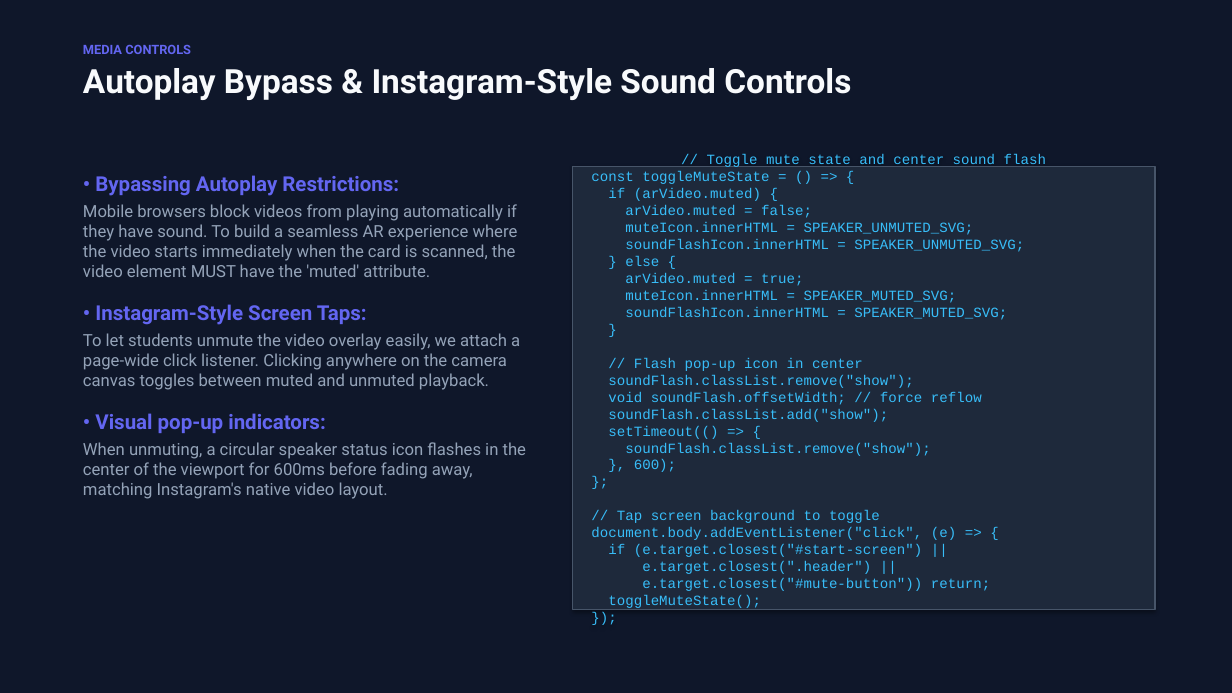
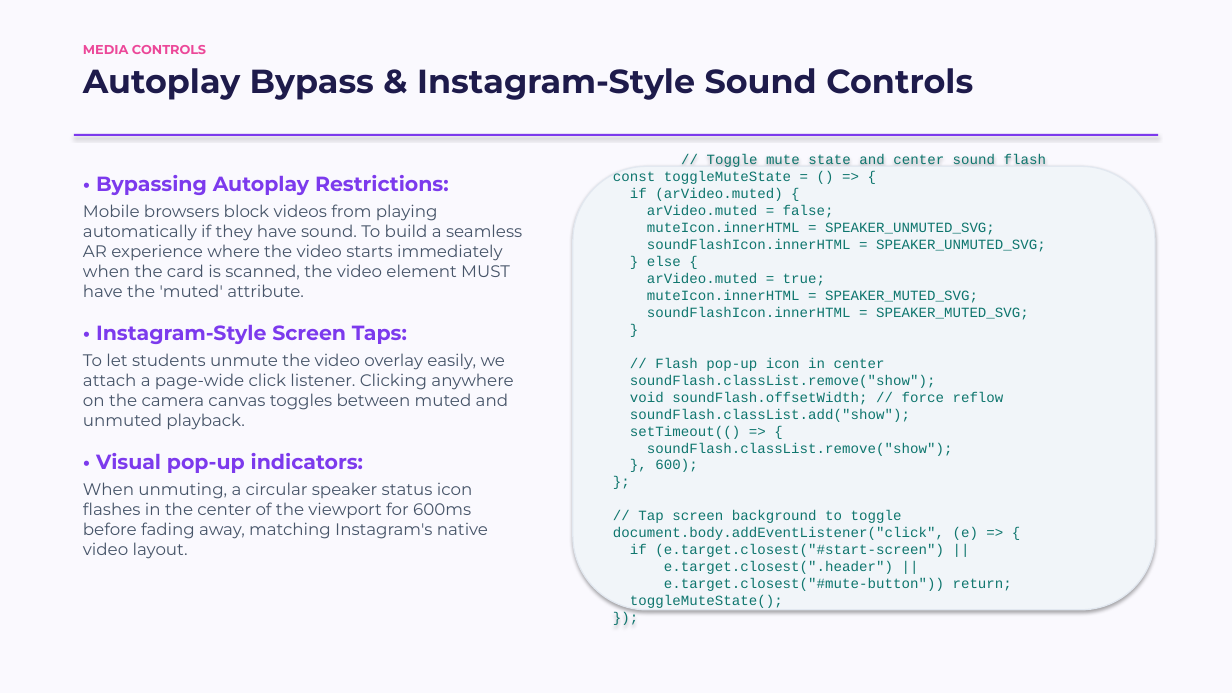
Before and after one commit to Travis-ugo/webar-video, a slide deck: slide 10 of slides.pptx. Drawn at 1232x693 pixels with LibreOffice and Linux fonts; fonts in the diff are those of the drawing. Boxes give left, top, right and bottom in pixels: in the first picture for what was removed or moved away, otherwise in the second. Text is boxed around its words. In the diff, an @@ line names an element or a change of style, - is before the commit and + after.

Commit message:
design: update slides to a playful and fancy light theme with Montserrat typography

```diff
--- a/slides.pptx
+++ b/slides.pptx
@@ background #0F172A to #FAF9FE @@
@@ text "MEDIA CONTROLS" at [83, 45, 206, 54]: font Roboto to Montserrat, text colour #6366F1 to #EC4899 @@
@@ text "Autoplay Bypass & Instagram-Style Sound ..." at [83, 68, 973, 100]: font Roboto to Montserrat, text colour #F8FAFC to #1E1B4B @@
@@ rectangle added at [74, 134, 1158, 136], fill #7C3AED @@
@@ text "• Bypassing Autoplay Restrictions:" at [83, 175, 522, 559]: font Roboto to Montserrat; text colour #6366F1 to #7C3AED in "• Bypassing Autoplay Restrictions:", "• Instagram-Style Screen Taps:", "• Visual pop-up indicators:"; text colour #94A3B8 to #475569 in "Mobile browsers block videos from playing automatically ...", "To let students unmute the video overlay ...", "When unmuting, a circular speaker status icon ..." @@
@@ rounded rectangle "// Toggle mute state and ..." at [573, 166, 1155, 610]: text colour #38BDF8 to #0F766E; rectangle to rounded rectangle; fill #1E293B to #F1F5F9; outline #475569 1 pt to #E2E8F0 1 pt @@
```
Also in this commit, not shown: 10 other slides changed.
